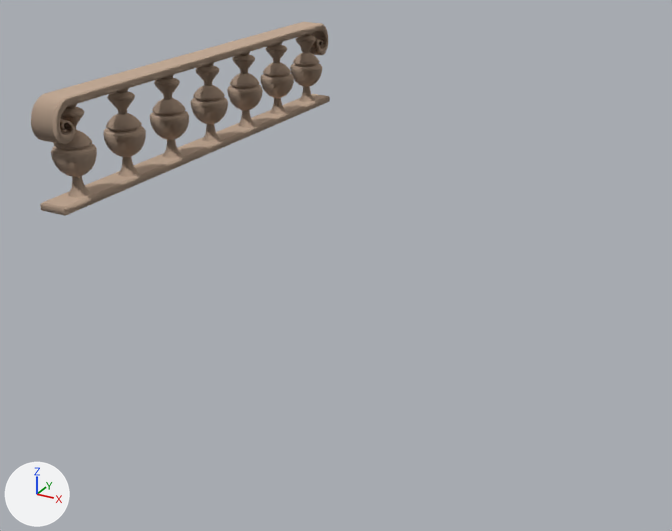
What one commit did to the glTF model www/models/lba2/iso_scenes/92.glb.
The view is the same before and after, from a 50 mm camera at (29.2, -52.19, 7.25) aimed at (23.26, -41.39, 1.85). Lighting does not change. The marker at lower left points along +X, +Y and +Z. Where no turn or scale is listed for an object, it has been applied to the vertices. Vertices at the same position are counted once.

The older version as bpy lines, for what is in view:
```python
me_mesh_0 = bpy.data.meshes.new('Mesh_0')
me_mesh_0.from_pydata(...)  # 4598 vertices, 8932 faces; spans x 20.21..20.79, y -44.0..-37.0, z 3.0..4.5
me_mesh_0.materials.append(mat_material_0)
ob_colored = bpy.data.objects.new('colored', me_mesh_0)
ob_colored.location = (0.0, 0.0, 0.0)
```
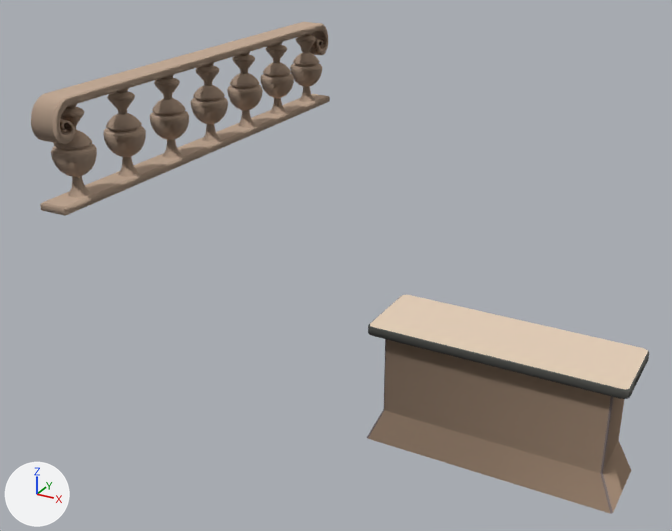
Boxes (x1, y1, x2, y2) around the edits, measured in the pictures (672 x 531 px):
'colored', reshaped (106% wider, 153% taller)
    before: (31, 22, 330, 216)
    after: (31, 22, 649, 514)
part 1 of me_mesh_0, added (beige)
    after: (368, 295, 649, 399)
part 2 of me_mesh_0, added (brown)
    after: (367, 339, 631, 514)

Diff of the bpy script that builds the scene:
```diff
--- a/www/models/lba2/iso_scenes/92.glb.py
+++ b/www/models/lba2/iso_scenes/92.glb.py
@@ me_mesh_0 @@
 # used by ob_colored; location = (0.0, 0.0, 0.0)
-me_mesh_0.from_pydata(...)  # 4598 vertices, 8932 faces; spans x 20.21..20.79, y -44.0..-37.0, z 3.0..4.5
+me_mesh_0.from_pydata(...)  # 4729 vertices, 9172 faces; spans x 20.21..27.94, y -44.0..-37.0, z 1.0..4.5
+# me_mesh_0 part 1: a new loose piece of 82 vertices spanning x 25.06..27.94, y -43.99..-43.01, z 2.39..2.5, in mat_material_0
+# me_mesh_0 part 2: a new loose piece of 49 vertices spanning x 25.06..27.94, y -43.94..-43.06, z 1.0..2.43, in mat_material_0
 me_mesh_0.materials.append(mat_material_0)
```
